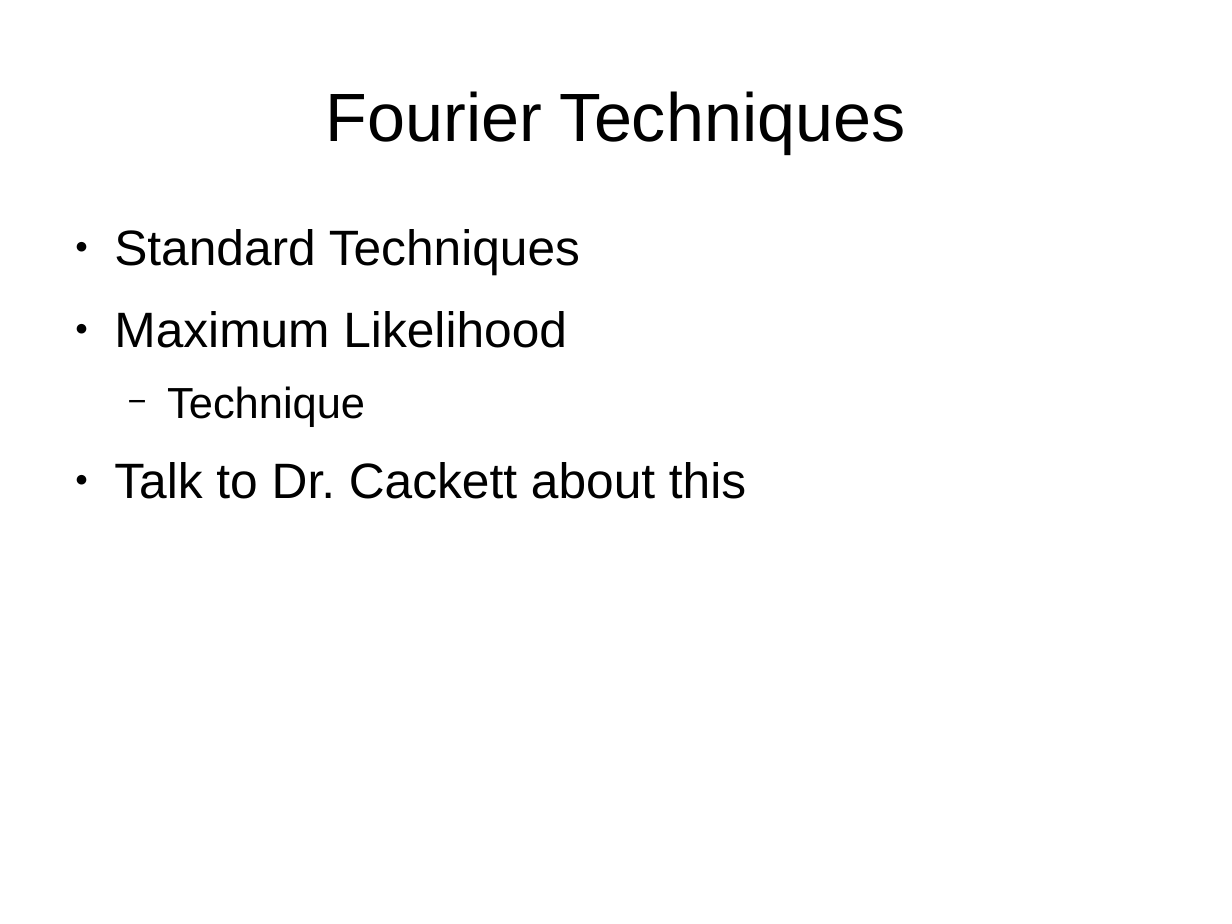
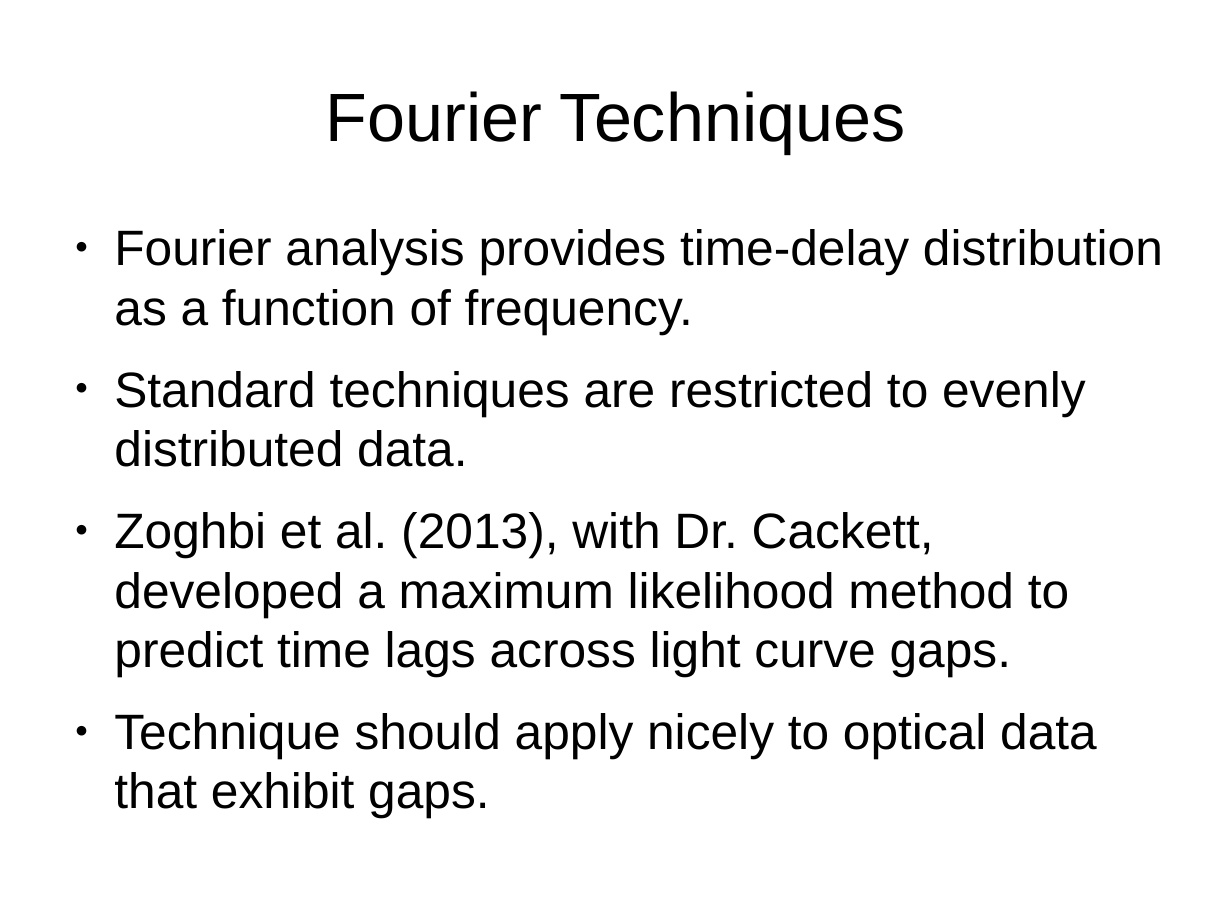
Before and after one commit to othocaes/fourier-agn, a slide deck: slide 6 of pres/intro.odp. Drawn at 1232x924 pixels with LibreOffice and Linux fonts; fonts in the diff are those of the drawing. Boxes give left, top, right and bottom in pixels: in the first picture for what was removed or moved away, otherwise in the second. Text is boxed around its words. In the diff, an @@ line names an element or a change of style, - is before the commit and + after.

```diff
--- a/pres/intro.odp
+++ b/pres/intro.odp
@@ text at (114,229,1163,758): text changed @@
-● Standard Techniques
-● Maximum Likelihood
-  − Technique
-● Talk to Dr. Cackett about this
+● Fourier analysis provides time-delay distribution as a function of frequency.
+● Standard techniques are restricted to evenly distributed data.
+● Zoghbi et al. (2013), with Dr. Cackett, developed a maximum likelihood method to predict time lags across light curve gaps.
+● Technique should apply nicely to optical data that exhibit gaps.
```
Also in this commit, not shown: 1 other slide changed, 3 slides added, 1 slide removed.
